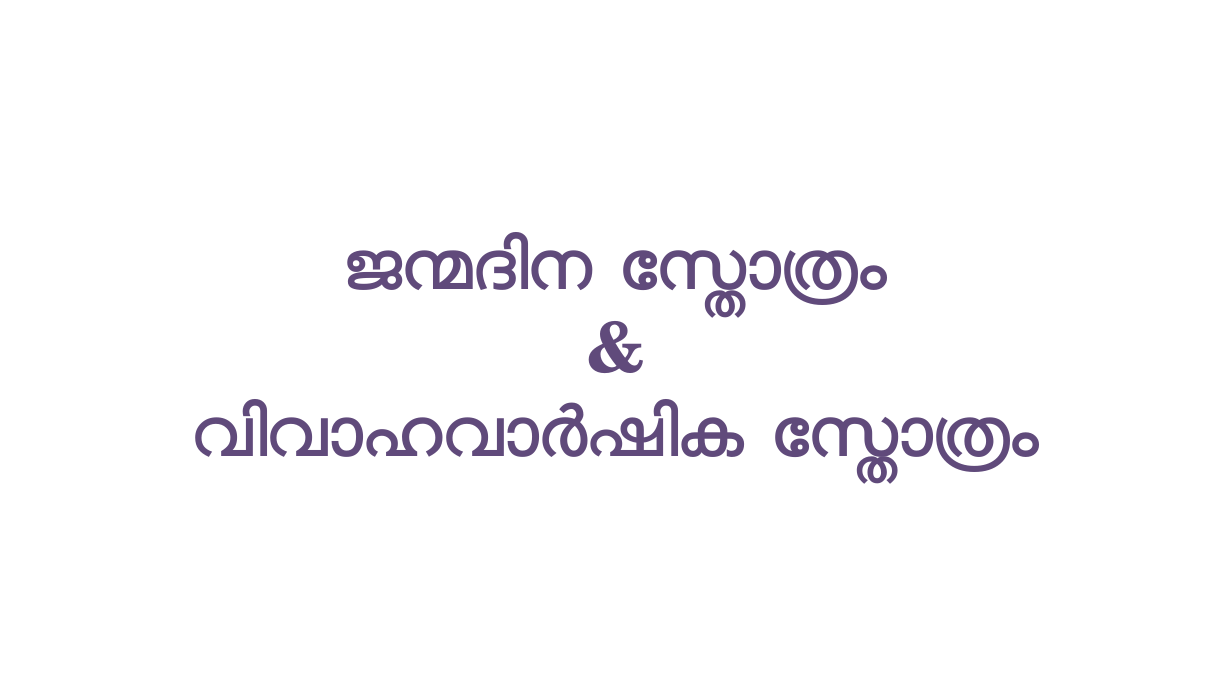
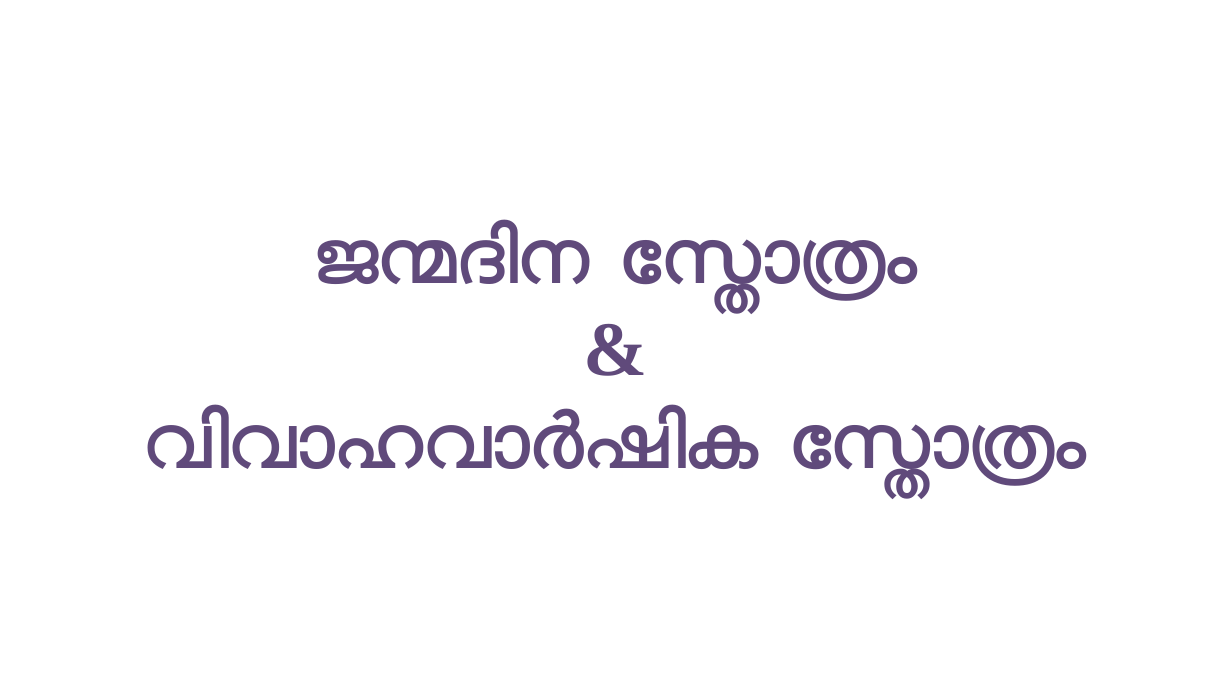
Before and after one commit to gijocode/Church_PPT_Utility, a slide deck: slide 59 of templates/malayalam_service_template.pptx. Drawn at 1232x693 pixels with LibreOffice and Linux fonts; fonts in the diff are those of the drawing; background and template pictures are left out. Boxes give left, top, right and bottom in pixels: in the first picture for what was removed or moved away, otherwise in the second. Text is boxed around its words. In the diff, an @@ line names an element or a change of style, - is before the commit and + after.

```diff
--- a/templates/malayalam_service_template.pptx
+++ b/templates/malayalam_service_template.pptx
@@ text "ജന്മദിന സ്തോത്രം": place and size @@
-text "ജന്മദിന സ്തോത്രം" at (192, 235, 1040, 475)
+text "ജന്മദിന സ്തോത്രം" at (145, 223, 1087, 488)
@@ text "ജന്മദിന സ്തോത്രം" at (145, 223, 1087, 488): size 54 to 60 pt; font TeX Gyre Schola to Times New Roman in "&" @@
```
Also in this commit, not shown: 17 other slides changed, 1 slide added, 1 slide removed, 1 other file.
